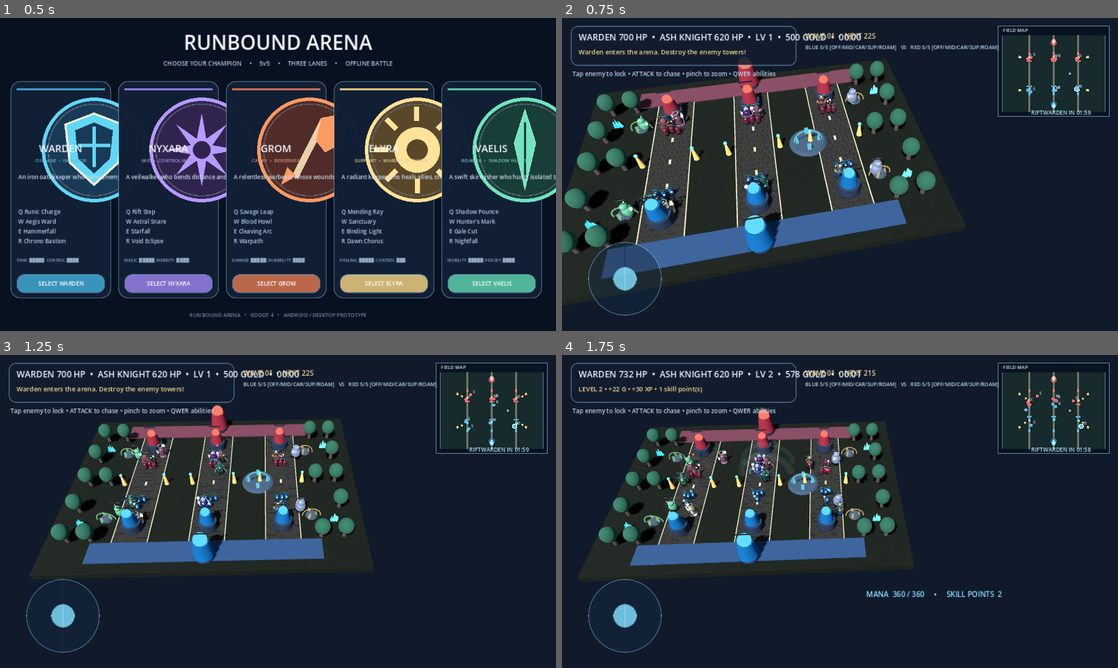
Above: before the commit, frames 1-4 (two rows, left to right).
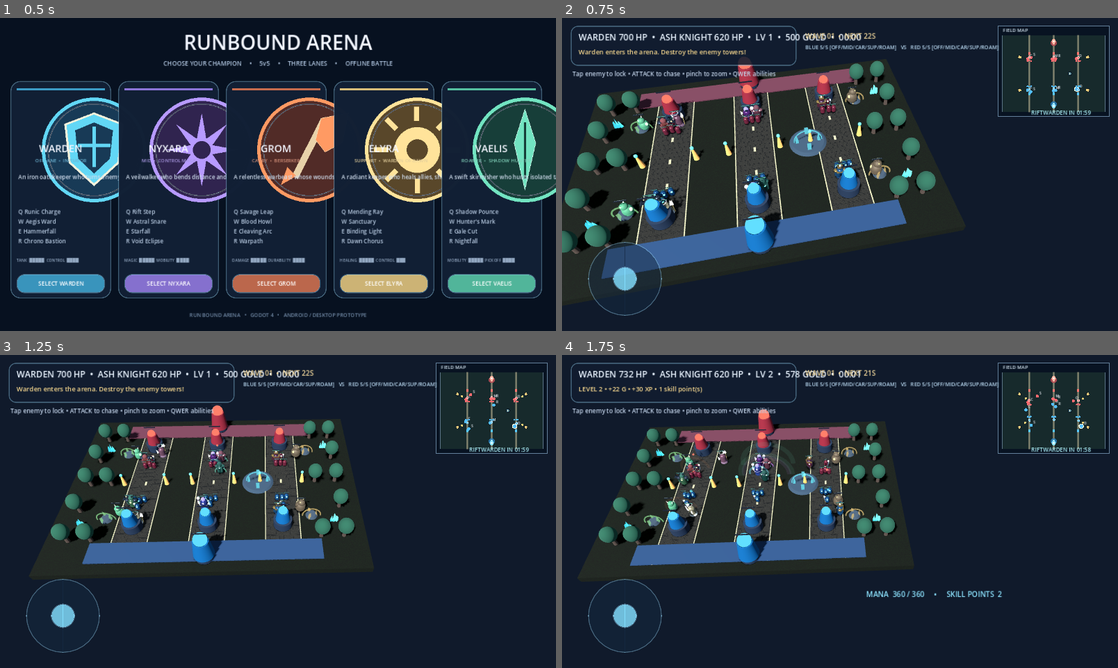
Above: after the commit, the same moments.

Repository: Xradiuzz/Runebound-arena
Game: Godot game, scene res://Main.tscn
The game is run twice, just before and just after one commit, with the same random seed, the same clock (stepped at 60 frames per second) and the same inputs.
Inputs (mouse positions are in pixels of both pictures, inside the frame that each line leads up to):
- Up to frame 1 (0.5 s): no input
- Up to frame 2 (0.75 s): click "SELECT WARDEN" at 0.5 s
- Up to frame 3 (1.25 s): no input
- Up to frame 4 (1.75 s): move the mouse to (962, 495) at 1.27 s; hold D (move_right) from 1.28 s (still down); tap Space (attack) at 1.35 s; click (962, 495) at 1.42 s

Frame 1 is identical in both runs. In frame 2, 0.2% of the frame differs, in the area x 51-58%, y 22-51%; in frame 3, 0.1%; in frame 4, 0.1%.
Error in both runs: Invalid assignment of property or key 'icon_max_width' with value of type 'int' on a base object of type 'Button'. (res://scripts/game.gd:1061)

Commit message:
Replace gray neutral brute palette with warm stone colors

Diff:
--- a/scripts/arena_neutral_monster.gd
+++ b/scripts/arena_neutral_monster.gd
@@ -73,8 +73,8 @@
     visual_root.name = "VisualRoot"
     add_child(visual_root)
 
-    var main_color := Color("#4F9169") if kind == "stalker" else Color("#777F91")
-    var accent_color := Color("#A8F0A4") if kind == "stalker" else Color("#F0C875")
+    var main_color := Color("#4F9169") if kind == "stalker" else Color("#665744")
+    var accent_color := Color("#A8F0A4") if kind == "stalker" else Color("#D9A85E")
 
     var body_material := StandardMaterial3D.new()
     body_material.albedo_color = main_color
